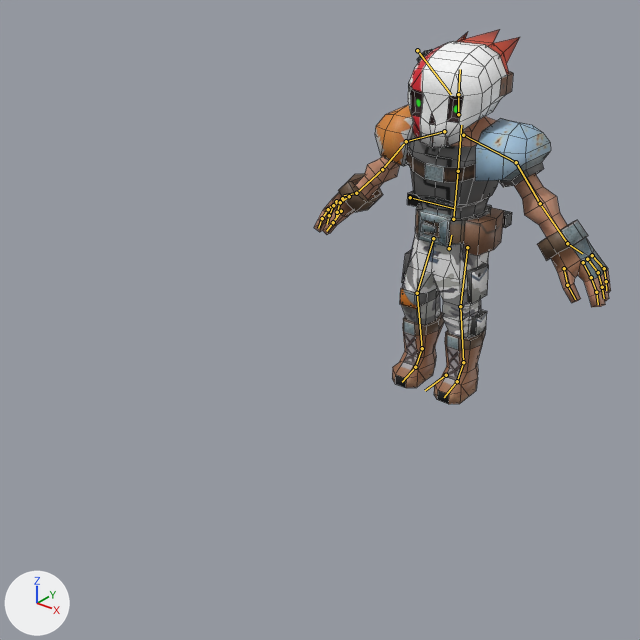
The Blender file Workshop/animations/vochap_run.blend: old version first, new version second.
Camera for both pictures: a 50 mm lens placed at (25.0, -43.1, 28.3), pointed at (0.2, -12.0, 9.1). Arrows for +X, +Y and +Z are at lower left; the lights stay in place. The bones that bend it are drawn over the model as lines. Mesh edges are drawn as thin lines.

Objects in the first picture: 'vochap_mesh'.
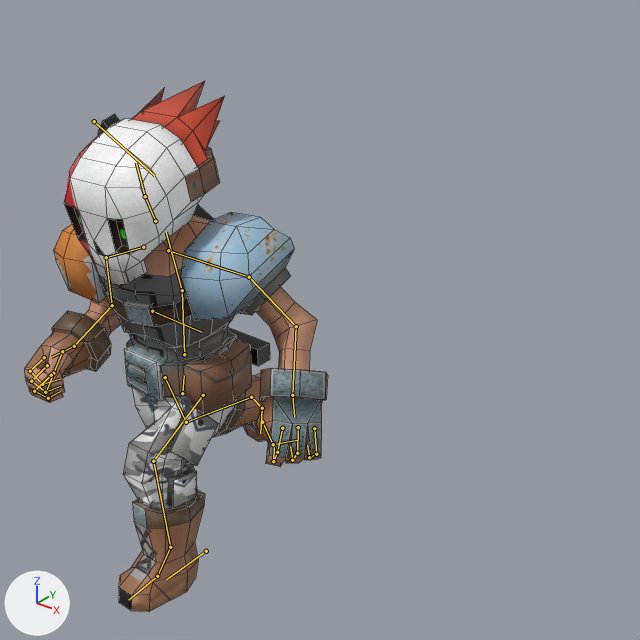
The newer file adds an action. The first version stands in its rest pose; the second is drawn at frame 24 of the action 'vochap_metarigAction'.

The edits, one by one:
Bone 'root' (bone_root) moves from (0.0, 0.0, 0.0) to (0.0, 2.175, 0.0).
Bone 'chest' (bone_chest) turns from (0, 0, 0) to (20, 10, 5) degrees about its own x, y and z.
Bone 'forearm.L' (bone_forearm_l) turns from (0, 0, 0) to (50, 20, 0) degrees about its own x, y and z.
Bone 'f_index.01.L' (bone_f_index_01_l) turns from (0, 0, 0) to (60, 0, 0) degrees about its own x, y and z.
Bone 'thumb.01.L' (bone_thumb_01_l) turns from (0, 0, 0) to (50, 0, 0) degrees about its own x, y and z.
Bone 'f_middle.01.L' (bone_f_middle_01_l) turns from (0, 0, 0) to (60, 0, 0) degrees about its own x, y and z.
Bone 'f_ring.01.L' (bone_f_ring_01_l) turns from (0, 0, 0) to (60, 0, 0) degrees about its own x, y and z.
Bone 'upper_arm.R' (bone_upper_arm_r) turns from (0, 0, 0) to (-3, -1, 25) degrees about its own x, y and z.
Bone 'forearm.R' (bone_forearm_r) turns from (0, 0, 0) to (80, 0, -15) degrees about its own x, y and z.
Bone 'f_index.01.R' (bone_f_index_01_r) turns from (0, 0, 0) to (60, 0, 0) degrees about its own x, y and z.
Bone 'thumb.01.R' (bone_thumb_01_r) turns from (0, 0, 0) to (50, 0, 0) degrees about its own x, y and z.
Bone 'f_middle.01.R' (bone_f_middle_01_r) turns from (0, 0, 0) to (60, 0, 0) degrees about its own x, y and z.
Bone 'f_ring.01.R' (bone_f_ring_01_r) turns from (0, 0, 0) to (60, 0, 0) degrees about its own x, y and z.
Bone 'thigh.L' (bone_thigh_l) turns from (0, 0, 0) to (-60, 0, -3) degrees about its own x, y and z.
Bone 'shin.L' (bone_shin_l) turns from (0, 0, 0) to (40, 0, 0) degrees about its own x, y and z.
Bone 'thigh.R' (bone_thigh_r) turns from (0, 0, 0) to (40, -5, 3) degrees about its own x, y and z.
Bone 'shin.R' (bone_shin_r) turns from (0, 0, 0) to (30, 0, 0) degrees about its own x, y and z.

Changed parts and their boxes [x1, y1, x2, y2] in the pictures (640 x 640 px):
'vochap_mesh', posed (41% taller): before [314, 29, 611, 404]; after [25, 81, 328, 612]
bone 'root', root to tip: before (446, 375) to (425, 390); after (206, 551) to (166, 579)
bone 'chest', root to tip: before (458, 171) to (461, 125); after (182, 290) to (166, 232)
bone 'forearm.L', root to tip: before (540, 203) to (567, 243); after (296, 326) to (292, 395)
bone 'f_index.01.L', root to tip: before (591, 277) to (596, 292); after (277, 452) to (273, 461)
bone 'thumb.01.L', root to tip: before (564, 268) to (567, 285); after (262, 422) to (273, 444)
bone 'f_middle.01.L', root to tip: before (598, 272) to (602, 287); after (297, 453) to (292, 460)
bone 'f_ring.01.L', root to tip: before (604, 268) to (606, 281); after (316, 454) to (309, 457)
bone 'upper_arm.R', root to tip: before (406, 141) to (382, 169); after (106, 257) to (112, 305)
bone 'forearm.R', root to tip: before (382, 169) to (356, 193); after (112, 305) to (74, 346)
bone 'f_index.01.R', root to tip: before (328, 209) to (322, 218); after (30, 371) to (42, 384)
bone 'thumb.01.R', root to tip: before (341, 211) to (333, 222); after (62, 351) to (53, 373)
bone 'f_middle.01.R', root to tip: before (333, 205) to (329, 215); after (31, 381) to (45, 392)
bone 'f_ring.01.R', root to tip: before (340, 202) to (337, 212); after (34, 391) to (48, 398)
bone 'thigh.L', root to tip: before (467, 247) to (460, 306); after (203, 395) to (153, 461)
bone 'shin.L', root to tip: before (460, 306) to (463, 362); after (153, 461) to (170, 547)
bone 'thigh.R', root to tip: before (433, 238) to (417, 293); after (165, 377) to (186, 422)
bone 'shin.R', root to tip: before (417, 293) to (422, 348); after (186, 422) to (251, 397)
